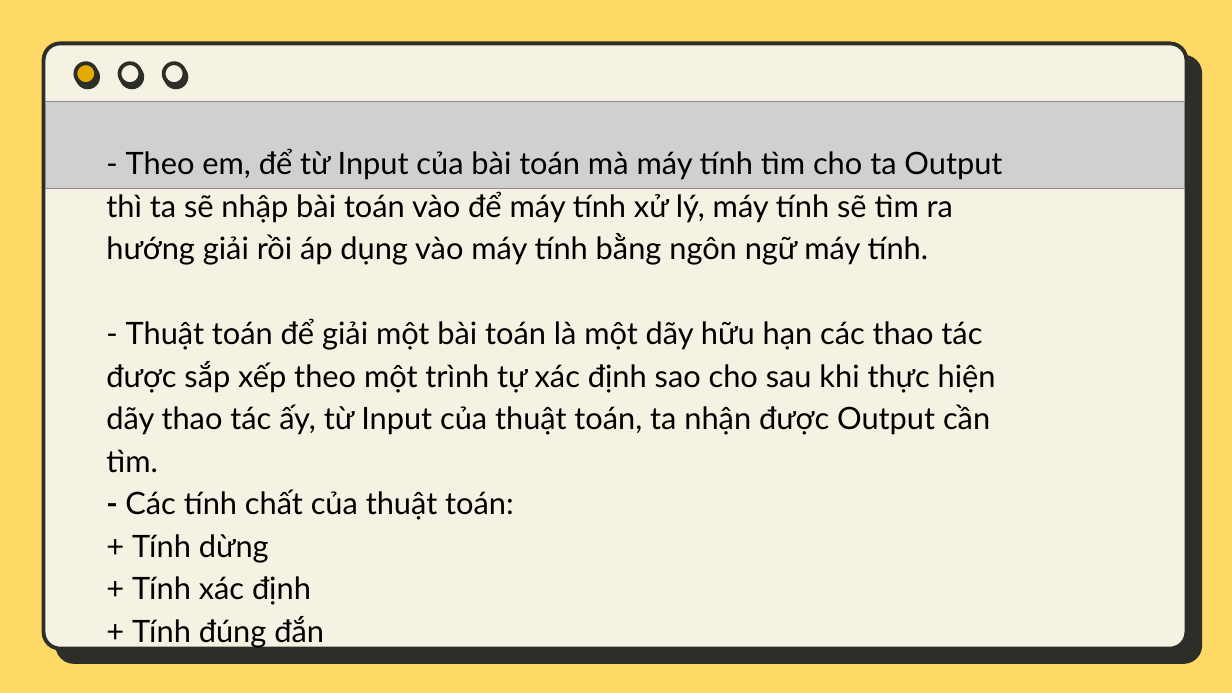
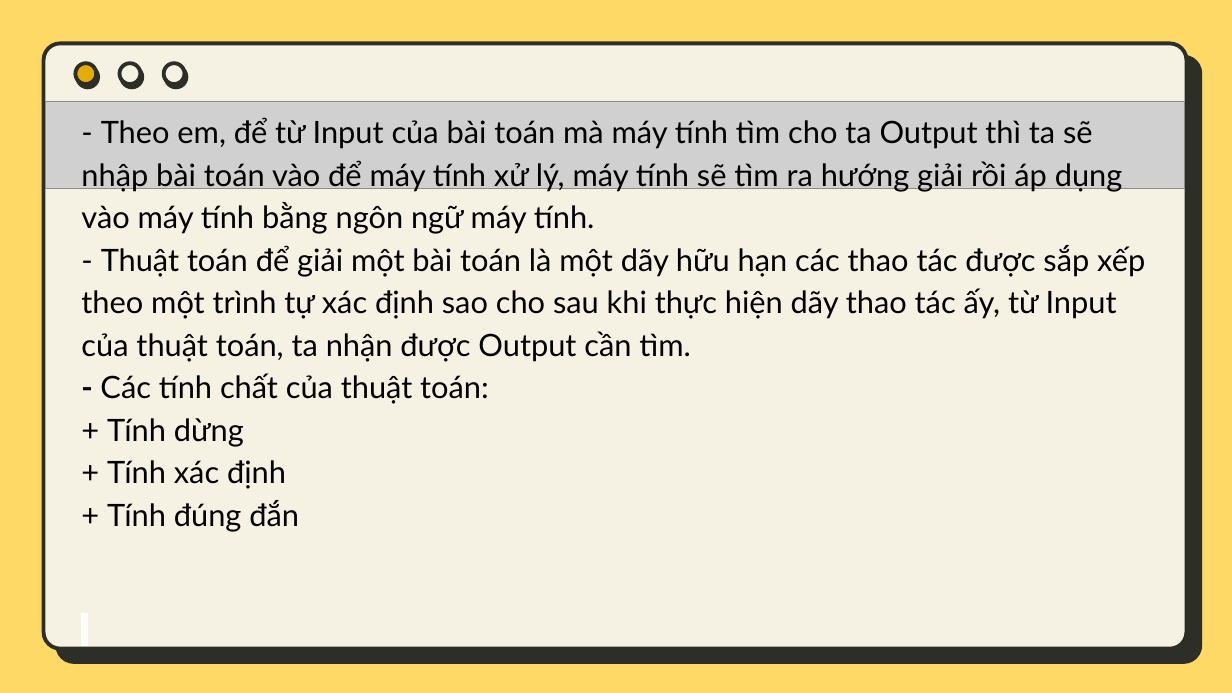
Before and after one commit to ngPhamNgocMinh10A2/Lop-10A02-Nhom-, a slide deck: slide 6 of bai4tin.pptx. Drawn at 1232x693 pixels with LibreOffice and Linux fonts; fonts in the diff are those of the drawing; grey boxes stand for pictures. Boxes give left, top, right and bottom in pixels: in the first picture for what was removed or moved away, otherwise in the second. Text is boxed around its words. In the diff, an @@ line names an element or a change of style, - is before the commit and + after.

```diff
--- a/bai4tin.pptx
+++ b/bai4tin.pptx
@@ text "- Theo em, để từ ..." rewrapped from (106, 148, 1002, 648) to (81, 117, 1145, 532) @@
```
Also in this commit, not shown: 8 other slides changed, 5 slides added.
